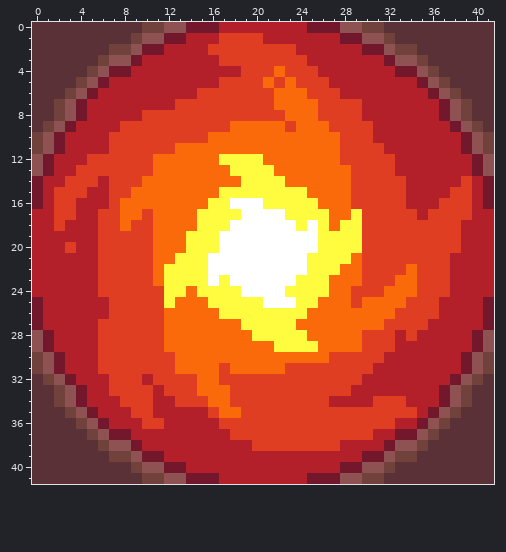
A pixel-art file gets an edit: Assets/CustomPixelArt/ManaWells/Inferno.aseprite. The picture above was drawn from the file before the commit.
42x42 pixels, 1 frame.
After:
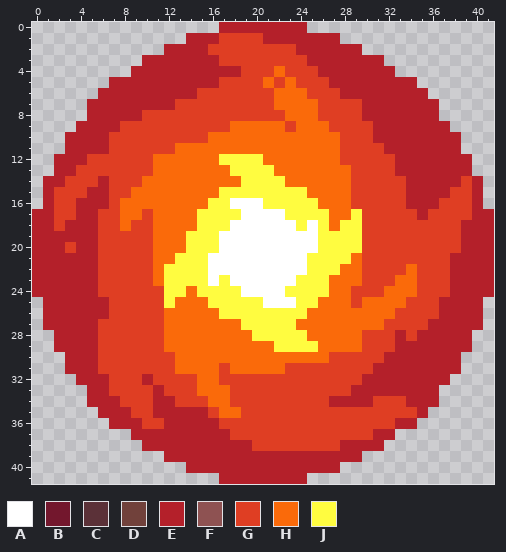
Palette (. is transparent): A #ffffff  B #73172d  C #5b3138  D #71413b  E #b4202a  F #8e5252  G #df3e23  H #fa6a0a  J #fffc40
Changes in this commit:
layer "Background" now hidden
y 0: x 0..16 CCCCCCCCCCDDFFBBB -> .................; x 25..41 BBBFFDDCCCCCCCCCC -> .................
y 1: x 0..13 CCCCCCCCCDFFBB -> ..............; x 28..41 BBFFDCCCCCCCCC -> ..............
y 2: x 0..11 CCCCCCCDDFBB -> ............; x 30..41 BBFDDCCCCCCC -> ............
y 3: x 0..9 CCCCCCDFFB -> ..........; x 32..41 BFFDCCCCCC -> ..........
y 4: x 0..8 CCCCCDFBB -> .........; x 33..41 BBFDCCCCC -> .........
y 5: x 0..6 CCCCDFB -> .......; x 35..41 BFDCCCC -> .......
y 6: x 0..5 CCCDFB -> ......; x 36..41 BFDCCC -> ......
y 7..8: x 0..4 CCDFB -> .....; x 37..41 BFDCC -> .....
y 9: x 0..3 CDFB -> ....; x 38..41 BFDC -> ....
y 10..11: x 0..2 DFB -> ...; x 39..41 BFD -> ...
y 12..13: x 0..1 FB -> ..; x 40..41 BF -> ..
y 14..16: x 0 B -> .; x 41 B -> .
y 25..27: x 0 B -> .; x 41 B -> .
y 28..29: x 0..1 FB -> ..; x 40..41 BF -> ..
y 30..31: x 0..2 DFB -> ...; x 39..41 BFD -> ...
y 32: x 0..3 CDFB -> ....; x 38..41 BFDC -> ....
y 33..34: x 0..4 CCDFB -> .....; x 37..41 BFDCC -> .....
y 35: x 0..5 CCCDFB -> ......; x 36..41 BFDCCC -> ......
y 36: x 0..6 CCCCDFB -> .......; x 35..41 BFDCCCC -> .......
y 37: x 0..8 CCCCCDFBB -> .........; x 33..41 BBFDCCCCC -> .........
y 38: x 0..9 CCCCCCDFFB -> ..........; x 32..41 BFFDCCCCCC -> ..........
y 39: x 0..11 CCCCCCCDDFBB -> ............; x 30..41 BBFDDCCCCCCC -> ............
y 40: x 0..13 CCCCCCCCCDFFBB -> ..............; x 28..41 BBFFDCCCCCCCCC -> ..............
y 41: x 0..16 CCCCCCCCCCDDFFBBB -> .................; x 25..41 BBBFFDDCCCCCCCCCC -> .................
